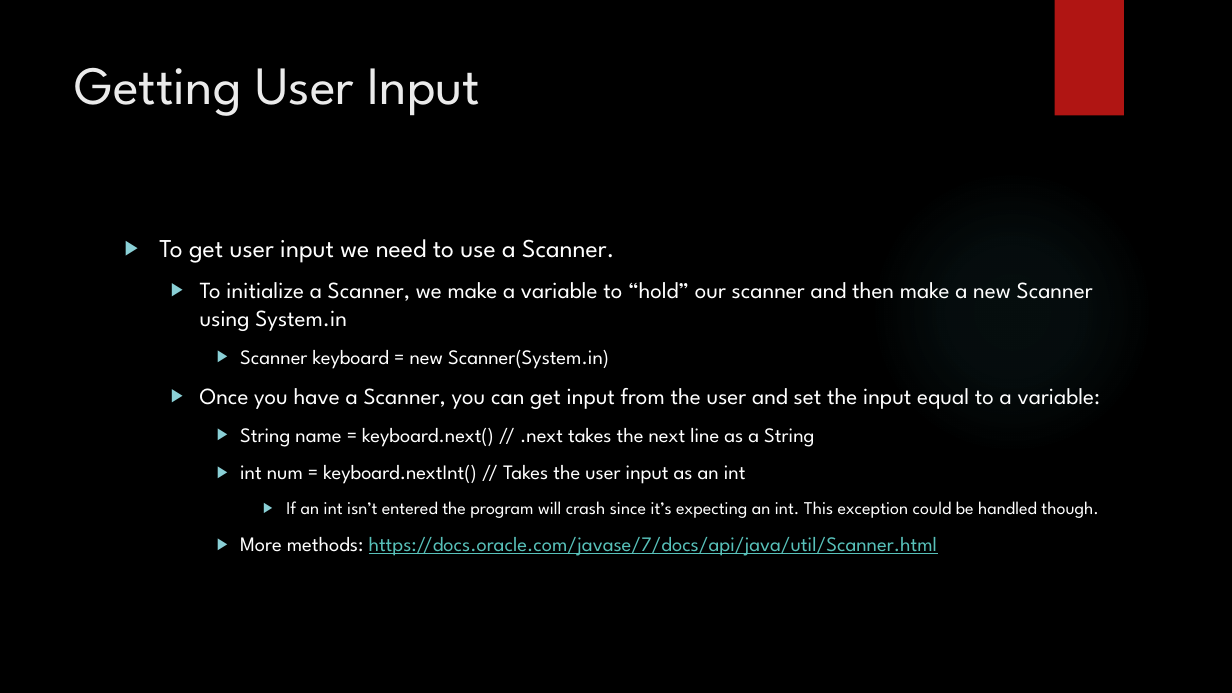
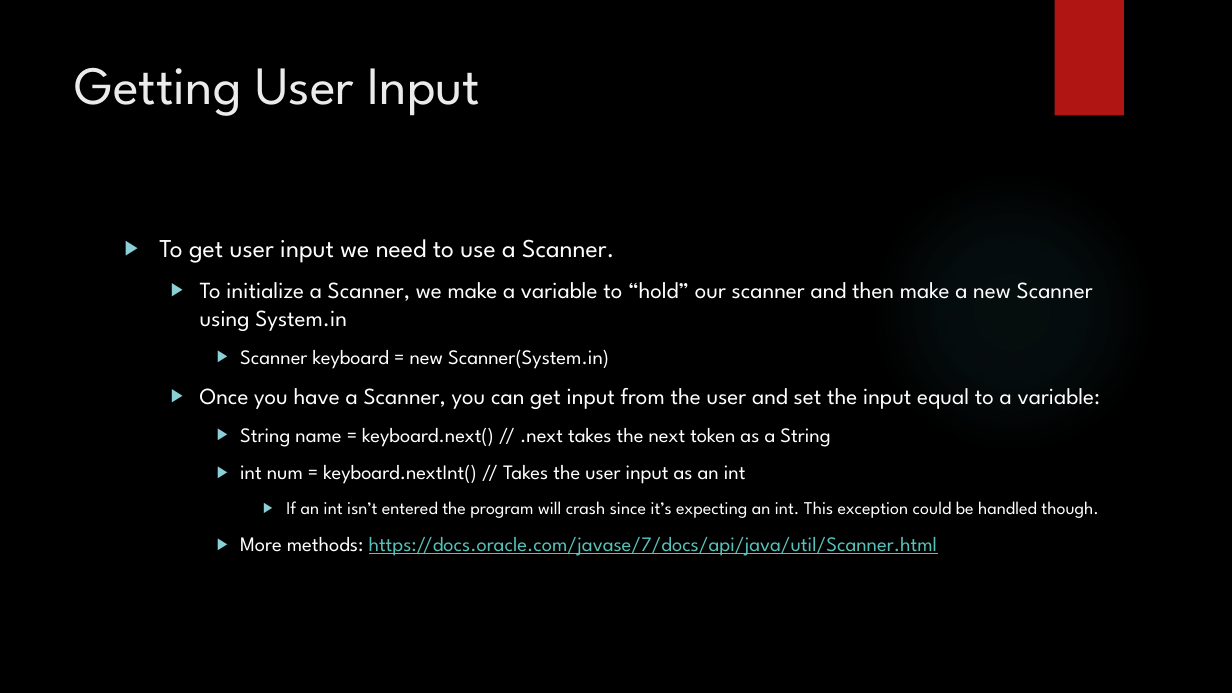
Before and after one commit to michaelbartlett17/cmpinf0401-recs, a slide deck: slide 11 of slides/0118Recitation.pptx. Drawn at 1232x693 pixels with LibreOffice and Linux fonts; fonts in the diff are those of the drawing; background and template pictures are left out. Boxes give left, top, right and bottom in pixels: in the first picture for what was removed or moved away, otherwise in the second. Text is boxed around its words. In the diff, an @@ line names an element or a change of style, - is before the commit and + after.

Commit message:
changes to 0118 slides

```diff
--- a/slides/0118Recitation.pptx
+++ b/slides/0118Recitation.pptx
@@ text at bbox=[240, 428, 830, 447]: text changed @@
-    ▶ String name = keyboard.next() // .next takes the next line as a String
+    ▶ String name = keyboard.next() // .next takes the next token as a String
```
Also in this commit, not shown: 1 slide removed.
